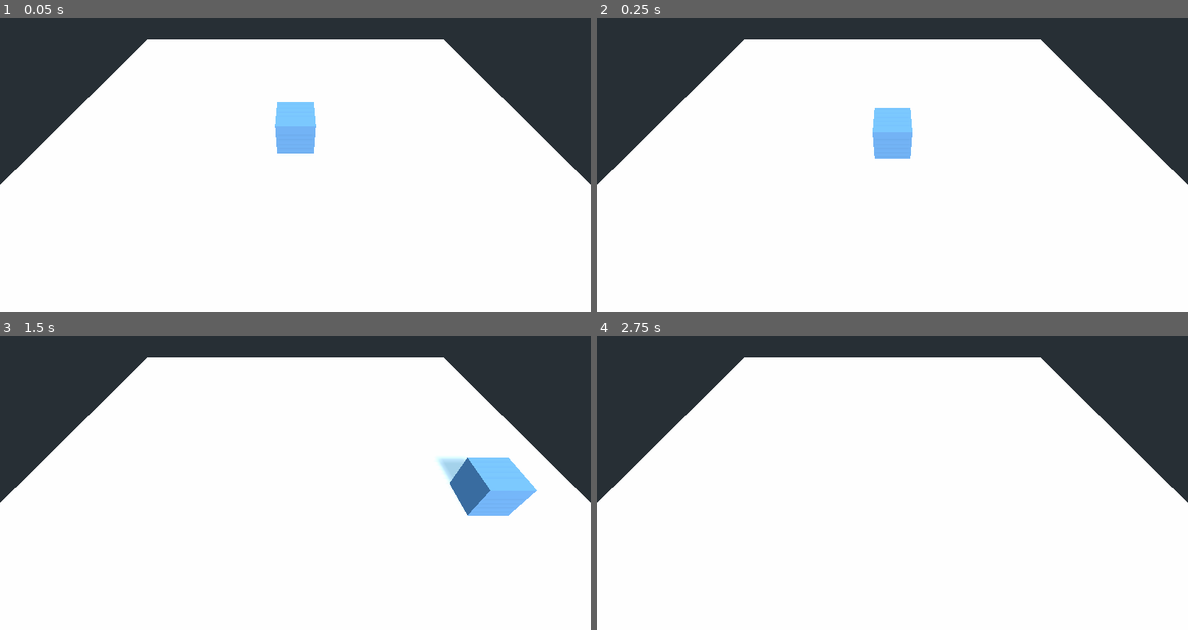
Above: before the commit, frames 1-4 (two rows, left to right).
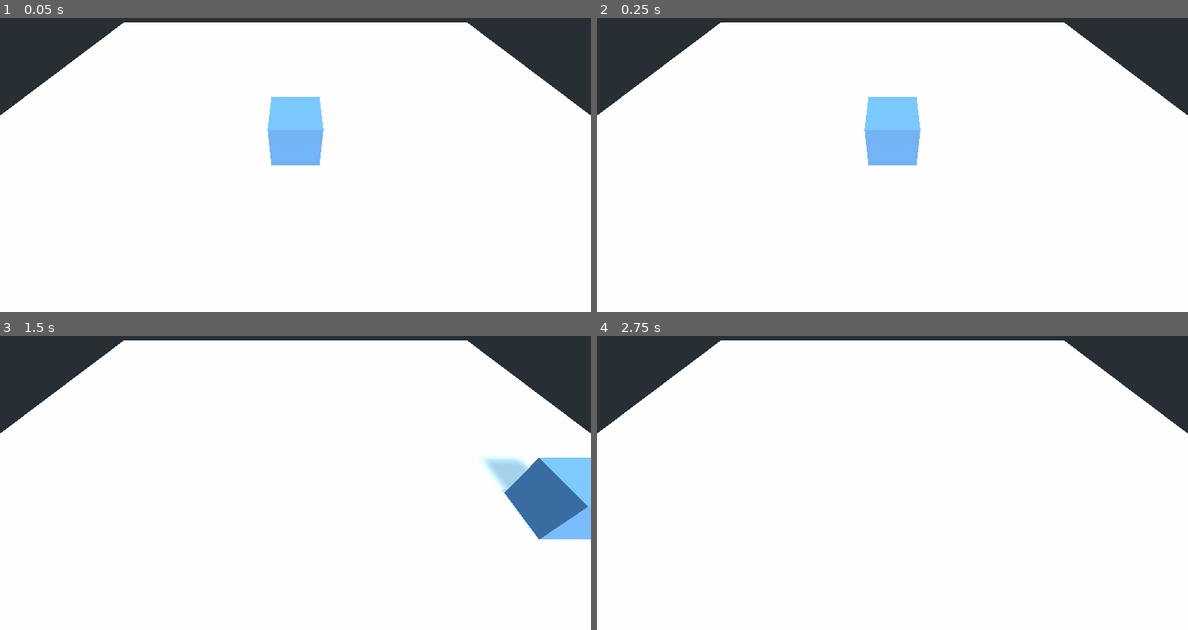
Above: after the commit, the same moments.

Repository: msanatan/GodotBuildExample
Game: Godot game, scene res://Main.tscn
The game is run twice, just before and just after one commit, with the same random seed, the same clock (stepped at 60 frames per second) and the same inputs.
Inputs:
- Up to frame 1 (0.05 s): no input
- Up to frame 2 (0.25 s): no input
- Up to frame 3 (1.5 s): tap Enter at 0.5 s; hold Right (move_right) 0.53-1.28 s; tap Space (jump) at 0.77 s; hold Down (move_back) from 1.28 s (still down)
- Up to frame 4 (2.75 s): tap Space (jump) at 1.52 s; release Down (move_back) at 2.03 s; hold Right (move_right) from 2.03 s (still down)

The runs differ from the first frame. In frame 1, 12% of the frame differs, in the area x 0-100%, y 1-57%; in frame 2, 12%; in frame 3, 16%, in the area x 0-100%, y 1-70%; in frame 4, 11%.

Commit message:
Minor tweaks to player and camera position

Diff:
--- a/Main.tscn
+++ b/Main.tscn
@@ -27,7 +27,7 @@
 mesh = SubResource( 2 )
 
 [node name="Player" parent="." instance=ExtResource( 1 )]
-transform = Transform( 2, 0, 0, 0, 2, 0, 0, 0, 2, 0, 2, 0 )
+transform = Transform( 2, 0, 0, 0, 2, 0, 0, 0, 2, 0, 1, 0 )
 speed = 25
 
 [node name="DirectionalLight" type="DirectionalLight" parent="."]
@@ -35,6 +35,6 @@
 shadow_enabled = true
 
 [node name="CameraPivot" type="Position3D" parent="."]
-transform = Transform( 1, 0, 0, 0, 0.707107, 0.707107, 0, -0.707107, 0.707107, 0, 20, 20 )
+transform = Transform( 1, 0, 0, 0, 0.707107, 0.707107, 0, -0.707107, 0.707107, 0, 15, 15 )
 
 [node name="Camera" type="Camera" parent="CameraPivot"]
